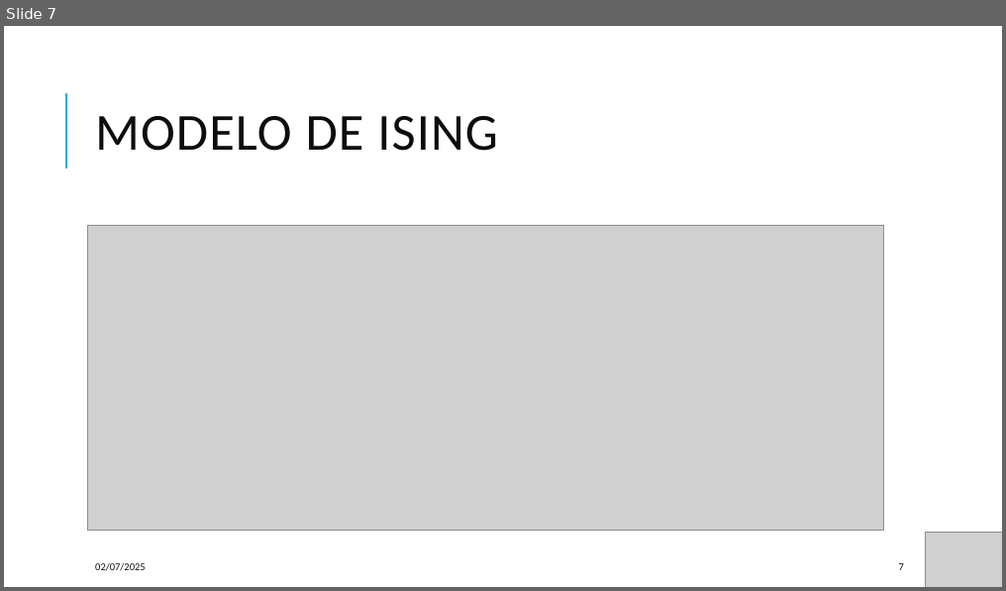
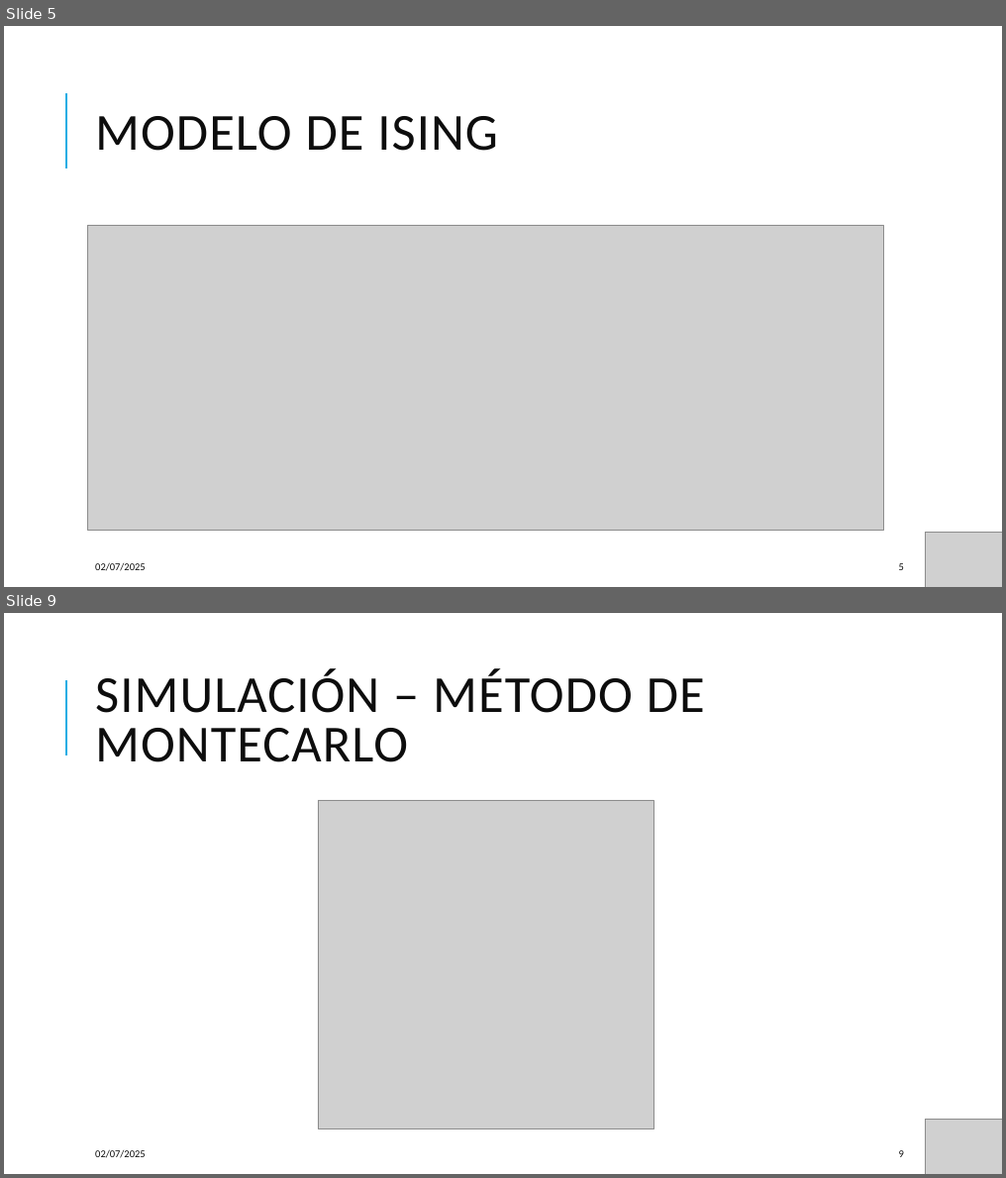
Before and after one commit to mlaloma/TFG_ADE_2, a slide deck: El modelo de ising para analizar la evasion.pptx. Shown one above the other, each under a label of ours: slide 7 before the commit, slides 5 and 9 after it; the slides between them are not shown. The pictures are 1006x591 and 1006x1178 pixels, drawn with LibreOffice and Linux fonts; fonts in the diff are those of the drawing; grey boxes stand for pictures. Boxes give left, top, right and bottom in pixels: in the first picture for what was removed or moved away, otherwise in the second. Text is boxed around its words. In the diff, an @@ line names an element or a change of style, - is before the commit and + after.

```diff
--- a/El modelo de ising para analizar la evasion.pptx
+++ b/El modelo de ising para analizar la evasion.pptx
@@ slide 9 added at [4, 613, 1002, 1174], background #FFFFFF; not listed: 1 template element that a slide beside it also shows @@
@@ title added at [95, 668, 705, 762], 50 pt, text #0D0D0D @@
+SIMULACIÓN – MÉTODO DE MONTECARLO
@@ picture added at [318, 800, 653, 1130] @@
@@ picture added at [925, 1120, 1002, 1174] @@
@@ text added at [95, 1150, 146, 1158], 10 pt, text #0D0D0D @@
+02/07/2025
@@ page number added at [899, 1151, 904, 1157], 10 pt, text #0D0D0D @@
+9
@@ what was slide 7 is now slide 5 @@
@@ page number at [899, 564, 904, 570]: text changed @@
-7
+5
```
Also in this commit, not shown: 7 slides changed, 3 other slides added.
